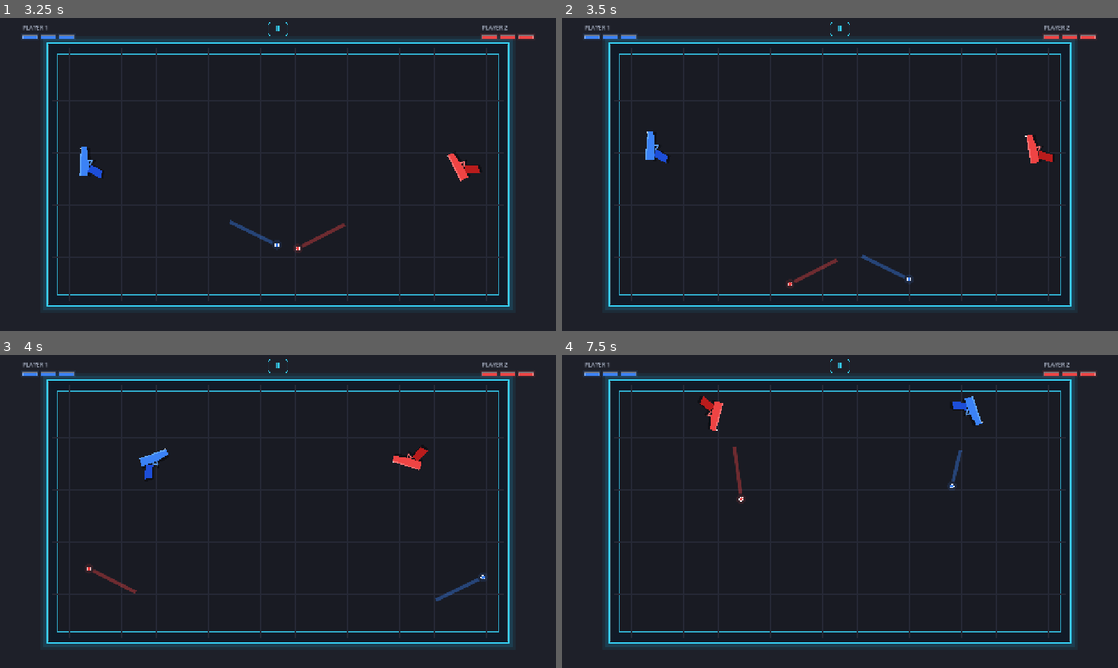
Above: before the commit, frames 1-4 (two rows, left to right).
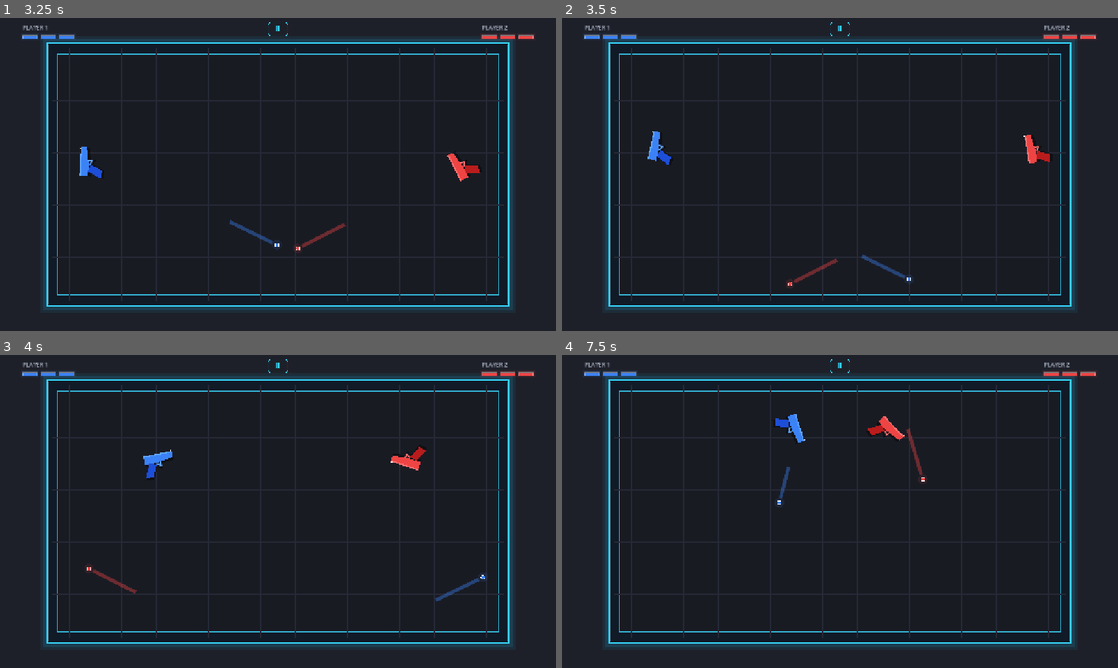
Above: after the commit, the same moments.

Repository: iamsaaddar/RecoilArena
Game: Godot game, scene res://scenes/main/Main.tscn
Same seed, same stepped clock (60 frames per second), same inputs: the game is played once before the commit and once after it.
Inputs (mouse positions are in pixels of both pictures, inside the frame that each line leads up to):
- Up to frame 1 (3.25 s): click "PLAY" at 0.5 s; click "Ⅱ" at 1.25 s; click "RESUME" at 2 s; move the mouse to (400, 158) at 2.77 s; tap A (player_1_shoot) at 2.85 s; click (400, 158) at 2.92 s
- Up to frame 2 (3.5 s): no input
- Up to frame 3 (4 s): drag from (166, 527) to (250, 574) at 3.52 s
- Up to frame 4 (7.5 s): move the mouse to (895, 442) at 4.27 s; tap A (player_1_shoot) at 4.35, 5.85, 7.35 s; drag from (812, 574) to (673, 464) at 5.02 s; move the mouse to (1006, 558) at 5.77 s; hold Left 5.78-6.5 s; drag from (673, 464) to (756, 433) at 6.52 s; move the mouse to (867, 511) at 7.27 s; hold Left from 7.28 s (still down); click (867, 511) at 7.42 s

Frame 1 is identical in both runs. In frame 2, 0.3% of the frame differs, in the area x 15-89%, y 36-47%; in frame 3, 0.2%; in frame 4, 1.3%, in the area x 24-76%, y 13-49%.

Commit message:
Add gun-to-gun collisions and impact sounds
Increase the gun collision radius and resolve opponent collisions with positional correction, bounce, and angular response. Emit impact events above a speed threshold and play layered impact and ricochet sounds with a cooldown.

Diff:
--- a/scenes/player/Gun.tscn
+++ b/scenes/player/Gun.tscn
@@ -3,7 +3,7 @@
 [ext_resource type="Script" path="res://scripts/player/Gun.gd" id="1_gun"]
 
 [sub_resource type="CircleShape2D" id="CircleShape2D_gun"]
-radius = 28.0
+radius = 32.0
 
 [node name="Gun" type="RigidBody2D"]
 collision_layer = 2
--- a/scripts/player/Gun.gd
+++ b/scripts/player/Gun.gd
@@ -5,6 +5,7 @@
 signal shot_requested(gun: ArenaGun, muzzle_position: Vector2, shot_direction: Vector2)
 signal hit_count_changed(gun: ArenaGun, hit_count: int, hits_to_eliminate: int)
 signal eliminated(gun: ArenaGun)
+signal gun_collision(impact_strength: float, impact_position: Vector2)
 
 @export var player_id: int = 1
 @export var fire_action: StringName = &"player_1_shoot"
@@ -18,8 +19,10 @@
 const HIT_RECOIL_FORCE := 340.0
 const TORQUE_FORCE := 4.2
 const HITS_TO_ELIMINATE := 3
-const GUN_RADIUS := 28.0
+const GUN_RADIUS := 32.0
 const WALL_RESTITUTION := 0.8
+const GUN_RESTITUTION := 0.32
+const GUN_COLLISION_SOUND_THRESHOLD := 38.0
 const ARENA_MIN := Vector2(132.0, 82.0)
 const ARENA_MAX := Vector2(1148.0, 638.0)
 const MUZZLE_OFFSET := Vector2(40.0, -10.0)
@@ -33,6 +36,7 @@
 var _base_spin := 0.8
 var _rng := RandomNumberGenerator.new()
 var _muzzle_flash_time := 0.0
+var _collision_sound_cooldown := 0.0
 
 
 func _ready() -> void:
@@ -57,6 +61,7 @@
 
 
 func _physics_process(delta: float) -> void:
+	_collision_sound_cooldown = maxf(0.0, _collision_sound_cooldown - delta)
 	if _round_locked or is_eliminated:
 		_velocity = Vector2.ZERO
 		_angular_velocity = 0.0
@@ -70,6 +75,10 @@
 		_angular_velocity += _base_spin * dt * 2.0
 	global_position += _velocity * dt
 	_resolve_arena_bounds()
+	# Player 2 is spawned after Player 1, so both guns have completed their
+	# movement step before this single shared collision pass runs.
+	if player_id == 2:
+		_resolve_opponent_collision()
 	queue_redraw()
 
 
@@ -90,6 +99,44 @@
 		global_position.y = ARENA_MAX.y - GUN_RADIUS
 		_velocity.y = -absf(_velocity.y) * WALL_RESTITUTION
 		_angular_velocity *= -0.8
+
+
+func _resolve_opponent_collision() -> void:
+	for other in get_tree().get_nodes_in_group("guns"):
+		if other == self or not other is ArenaGun:
+			continue
+		var opponent := other as ArenaGun
+		if opponent.is_eliminated or opponent._round_locked:
+			continue
+		var separation := opponent.global_position - global_position
+		var distance_squared := separation.length_squared()
+		var minimum_distance := GUN_RADIUS * 2.0
+		if distance_squared >= minimum_distance * minimum_distance:
+			continue
+		var distance := sqrt(distance_squared)
+		var collision_normal := separation / distance if distance > 0.001 else Vector2.RIGHT
+		var overlap := minimum_distance - distance
+		# Split positional correction evenly so neither player gets priority.
+		global_position -= collision_normal * (overlap * 0.5)
+		opponent.global_position += collision_normal * (overlap * 0.5)
+		var relative_velocity := opponent._velocity - _velocity
+		var closing_speed := relative_velocity.dot(collision_normal)
+		if closing_speed >= 0.0:
+			continue
+		# Equal-mass impulse with restrained bounce keeps collisions weighty.
+		var impulse_strength := -(1.0 + GUN_RESTITUTION) * closing_speed * 0.5
+		var impulse := collision_normal * impulse_strength
+		_velocity -= impulse
+		opponent._velocity += impulse
+		# A small angular kick makes off-center-looking impacts feel less rigid.
+		var tangential_speed := relative_velocity.dot(collision_normal.rotated(PI * 0.5))
+		var angular_kick := clampf(tangential_speed * 0.006, -1.4, 1.4)
+		_angular_velocity += angular_kick
+		opponent._angular_velocity += angular_kick
+		var impact_strength := -closing_speed
+		if impact_strength >= GUN_COLLISION_SOUND_THRESHOLD and _collision_sound_cooldown <= 0.0:
+			_collision_sound_cooldown = 0.16
+			gun_collision.emit(impact_strength, global_position + collision_normal * GUN_RADIUS)
 
 
 func _try_fire() -> void:
@@ -161,6 +208,7 @@
 	collision_layer = 2
 	collision_mask = 1
 	_muzzle_flash_time = 0.0
+	_collision_sound_cooldown = 0.0
 	set_round_locked(false)
 	queue_redraw()
 
--- a/scripts/systems/Arena.gd
+++ b/scripts/systems/Arena.gd
@@ -115,6 +115,15 @@
 	player.play()
 
 
+func _on_gun_collision(impact_strength: float, impact_position: Vector2) -> void:
+	var intensity := clampf(impact_strength / 360.0, 0.0, 1.0)
+	# Layer a weighty impact thump with the existing ricochet's short metallic tail.
+	# These are real project samples, not the artificial oscillator used previously.
+	var pitch_variation := _rng.randf_range(0.96, 1.04)
+	_play_sound(HIT_IMPACT_SOUND, impact_position, lerpf(-10.0, -3.5, intensity), 0.82 * pitch_variation)
+	_play_sound(WALL_BOUNCE_SOUND, impact_position, lerpf(-13.0, -7.0, intensity), 0.74 * pitch_variation)
+
+
 func _spawn_player(
 	player_id: int,
 	spawn_position: Vector2,
@@ -131,6 +140,7 @@
 	gun.position = spawn_position
 	gun.shot_requested.connect(_on_shot_requested)
 	gun.eliminated.connect(_on_player_eliminated)
+	gun.gun_collision.connect(_on_gun_collision)
 	add_child(gun)
 	_guns.append(gun)
 
